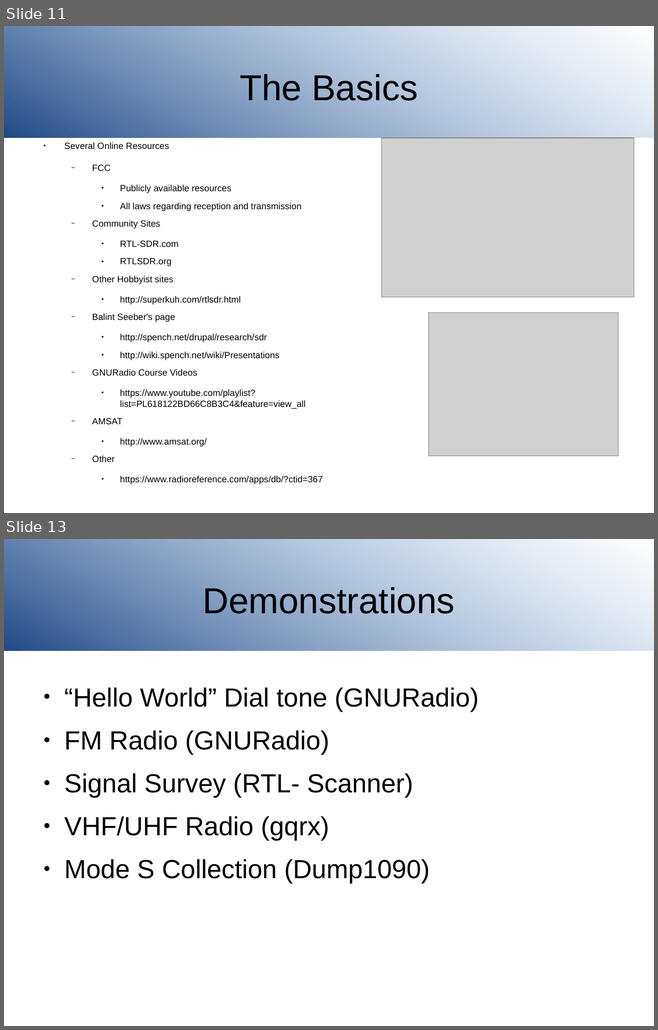
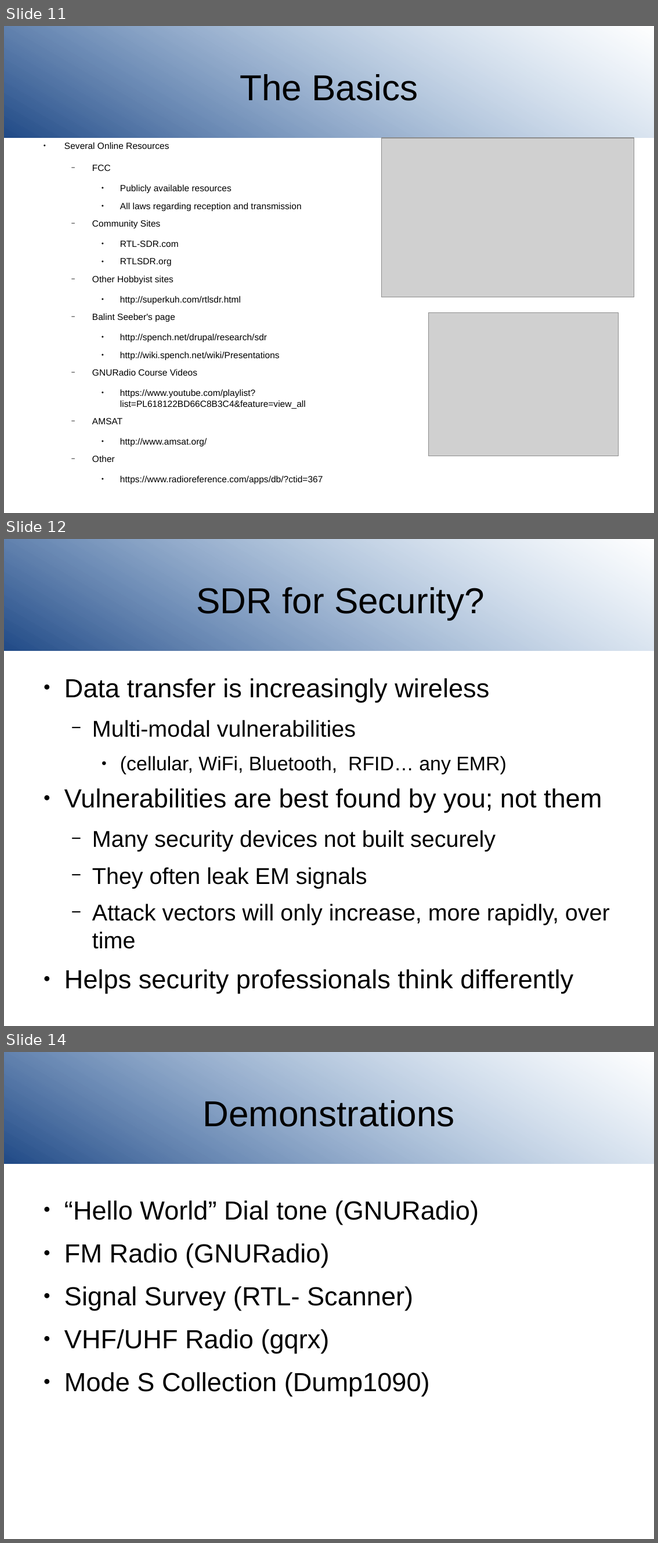
Before and after one commit to joeblankenship1/SDR, a slide deck: SDRclassPresentation.odp. Shown one above the other, each under a label of ours: slides 11 and 13 before the commit, slides 11, 12 and 14 after it; the slides between them are not shown. The pictures are 658x1030 and 658x1543 pixels, drawn with LibreOffice and Linux fonts; fonts in the diff are those of the drawing; grey boxes stand for pictures; background and template pictures are left out. Boxes give left, top, right and bottom in pixels: in the first picture for what was removed or moved away, otherwise in the second. Text is boxed around its words. In the diff, an @@ line names an element or a change of style, - is before the commit and + after.

Commit message:
presentation updates with security content

```diff
--- a/SDRclassPresentation.odp
+++ b/SDRclassPresentation.odp
@@ slide 12 added at (4,539,654,1026), background #FFFFFF; not listed: 1 template element that a slide beside it also shows @@
@@ title added at (196,587,484,620), 44 pt, text #000000 @@
+SDR for Security?
@@ text added at (64,678,610,993), 28 pt, text #000000 @@
+● Data transfer is increasingly wireless
+  − Multi-modal vulnerabilities
+    ● (cellular, WiFi, Bluetooth, RFID… any EMR)
+● Vulnerabilities are best found by you; not them
+  − Many security devices not built securely
+  − They often leak EM signals
+  − Attack vectors will only increase, more rapidly, over time
+● Helps security professionals think differently
@@ what was slide 13 is now slide 14 @@
```
Also in this commit, not shown: 6 slides changed.
